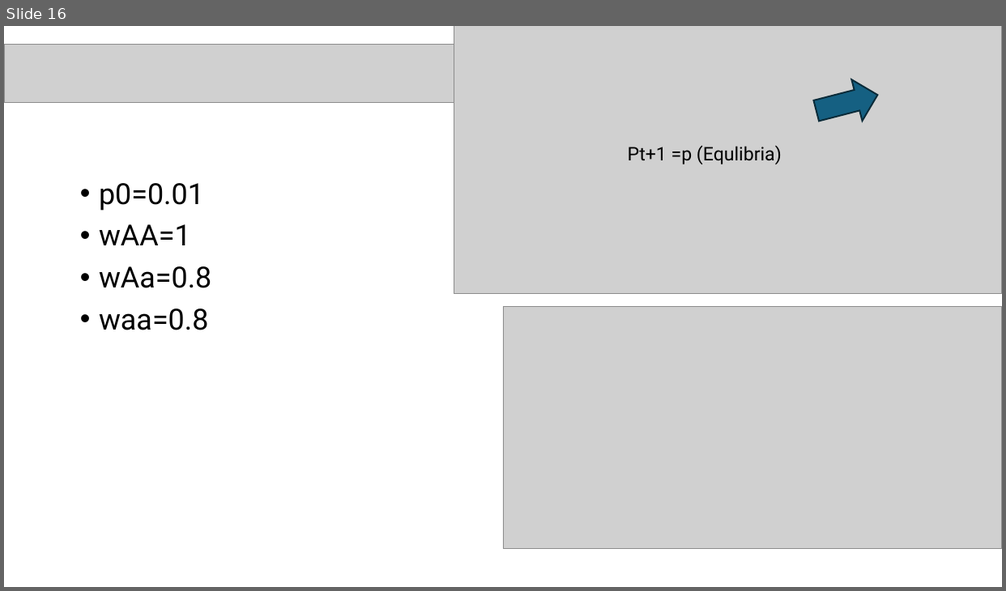
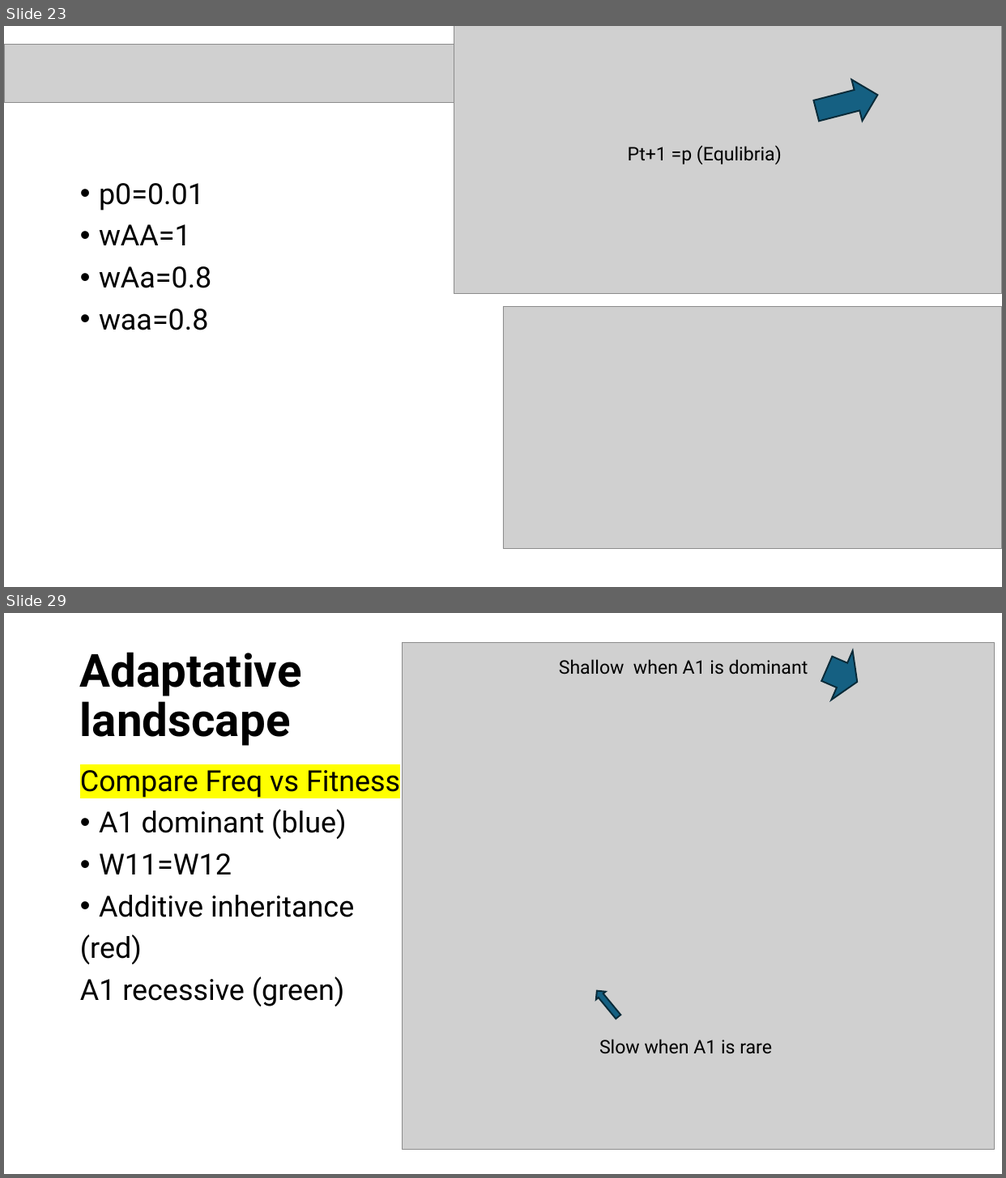
Before and after one commit to ccsosa/Evolutionary_genetics, a slide deck: Semana4/Selección natural.pptx. Shown one above the other, each under a label of ours: slide 16 before the commit, slides 23 and 29 after it; the slides between them are not shown. The pictures are 1006x591 and 1006x1178 pixels, drawn with LibreOffice and Linux fonts; fonts in the diff are those of the drawing; grey boxes stand for pictures. Boxes give left, top, right and bottom in pixels: in the first picture for what was removed or moved away, otherwise in the second. Text is boxed around its words. In the diff, an @@ line names an element or a change of style, - is before the commit and + after.

```diff
--- a/Semana4/Selección natural.pptx
+++ b/Semana4/Selección natural.pptx
@@ slide 29 added at box(4, 613, 1002, 1174), background #FFFFFF @@
@@ title added at box(80, 652, 302, 746), 44 pt, text #000000, bold @@
+Adaptative
+landscape
@@ picture added at box(403, 643, 995, 1150) @@
@@ text added at box(559, 659, 808, 675), 18 pt, text #000000 @@
+Shallow when A1 is dominant
@@ down arrow added at box(816, 644, 868, 706), fill #156082, outline #092A39 1.5 pt @@
@@ text added at box(80, 770, 400, 1007), 28 pt, text #000000 @@
+Compare Freq vs Fitness
+• A1 dominant (blue)
+• W11=W12
+• Additive inheritance
+(red)
+A1 recessive (green)
@@ down arrow added at box(592, 987, 624, 1021), fill #156082, outline #092A39 1.5 pt @@
@@ text added at box(599, 1039, 772, 1054), 18 pt, text #000000 @@
+Slow when A1 is rare
@@ what was slide 16 is now slide 23 @@
```
Also in this commit, not shown: 8 slides changed, 20 other slides added, 3 slides removed.
